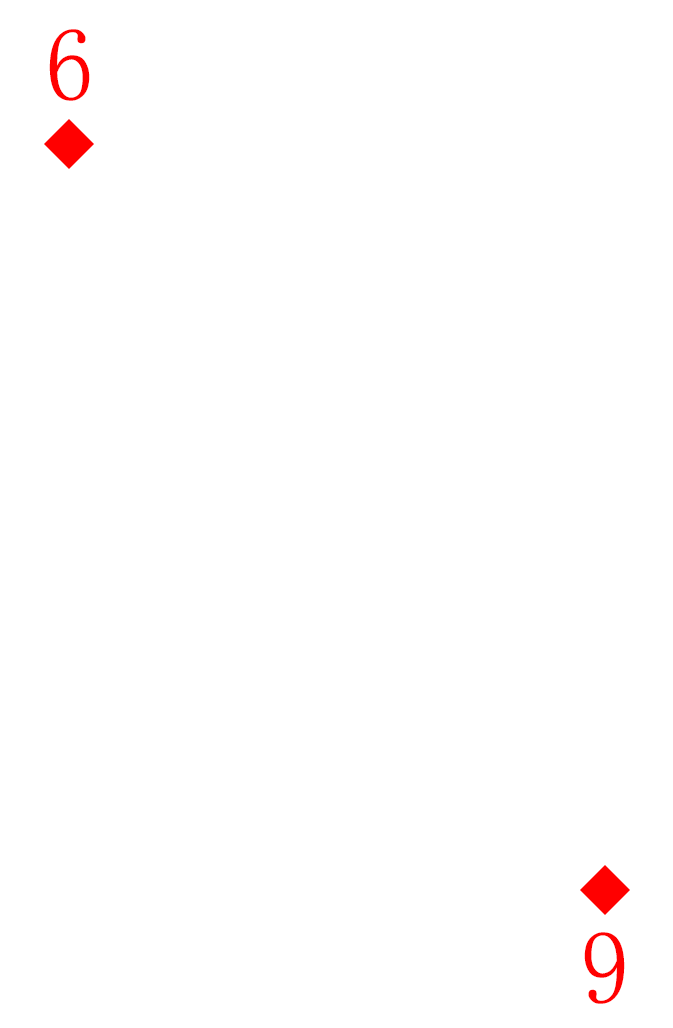
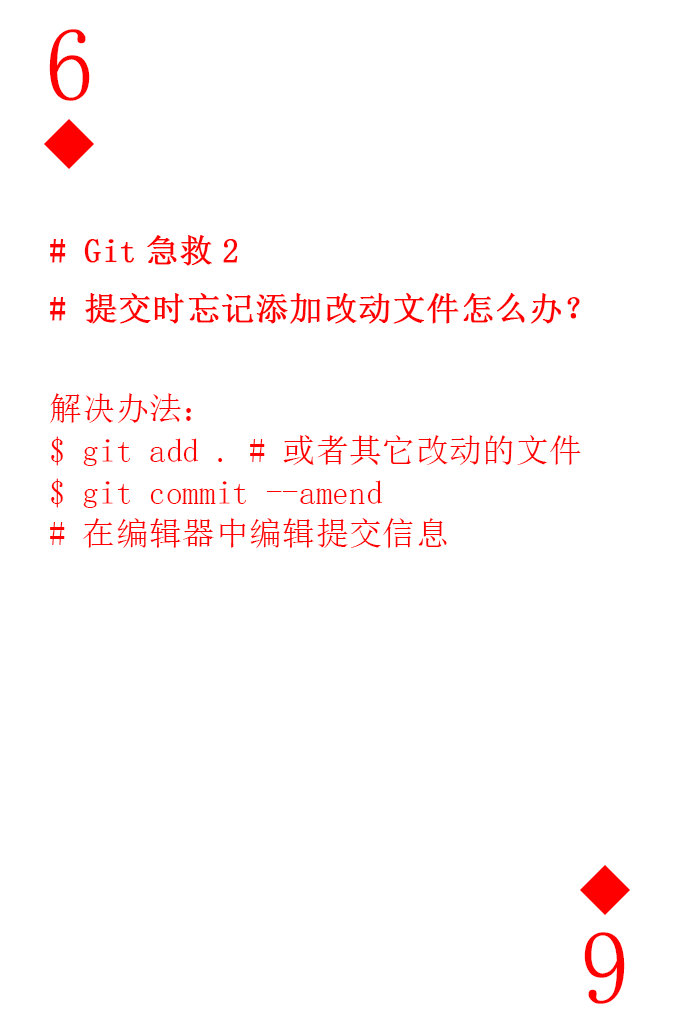
Revision of a layered 673 x 1028 image; what changed, layer by layer:
added group "command" with 1 layers above "num and pic up" over (50, 235, 581, 548)
added layer "# Git急救2 # 提交时忘记添加改动文件怎么办？ 解决办法： $ git add . # 或者其它改动的文件 $ git" in group "command" over (50, 235, 581, 548)
